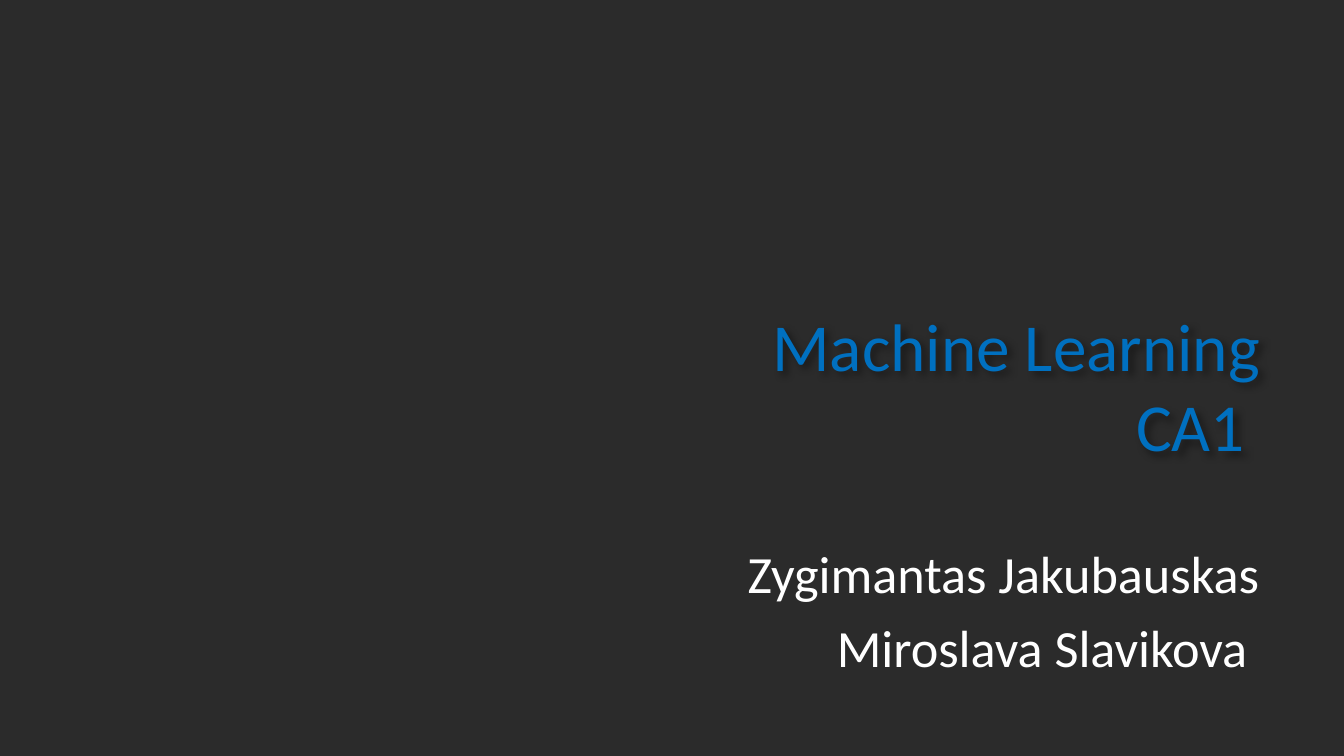
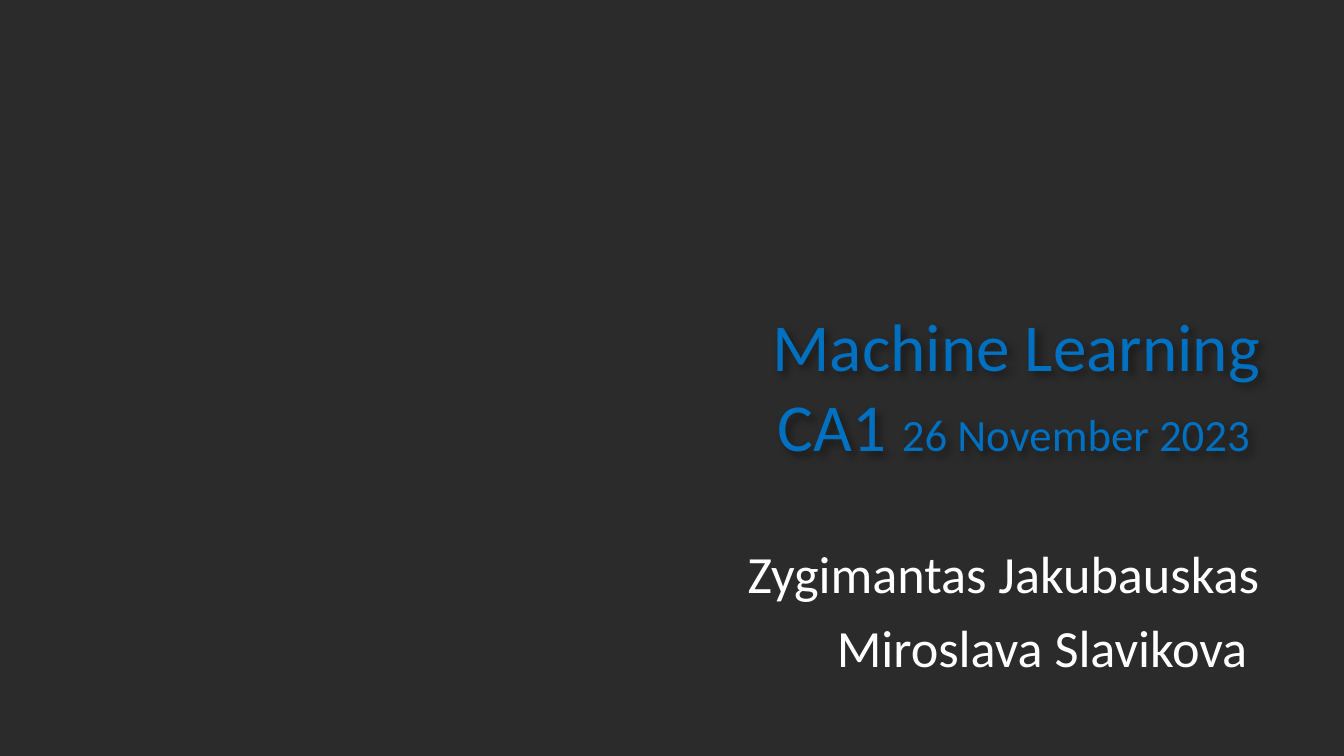
Before and after one commit to ZygimantasJakubauskas/Mashine-Learning-CA1, a slide deck: slide 1 of ML/PPT_ML_CA1_26 Nov 23.pptx. Drawn at 1344x756 pixels with LibreOffice and Linux fonts; fonts in the diff are those of the drawing; background and template pictures are left out; a plain dark background stands for a picture behind light text. Boxes give left, top, right and bottom in pixels: in the first picture for what was removed or moved away, otherwise in the second. Text is boxed around its words. In the diff, an @@ line names an element or a change of style, - is before the commit and + after.

```diff
--- a/ML/PPT_ML_CA1_26 Nov 23.pptx
+++ b/ML/PPT_ML_CA1_26 Nov 23.pptx
@@ title at [772, 324, 1260, 452]: text changed @@
-Machine Learning
-CA1
+Machine Learning
+CA1 26 November 2023
```
Also in this commit, not shown: 1 other slide changed, 6 slides added, 5 slides removed.
